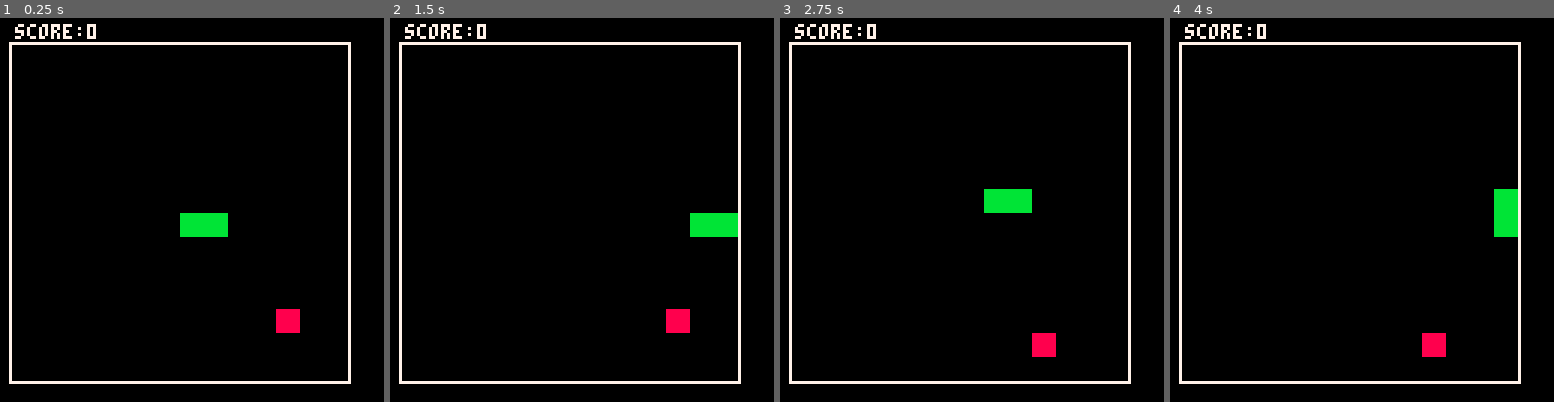
Above: before the commit, frames 1-4 (left to right).
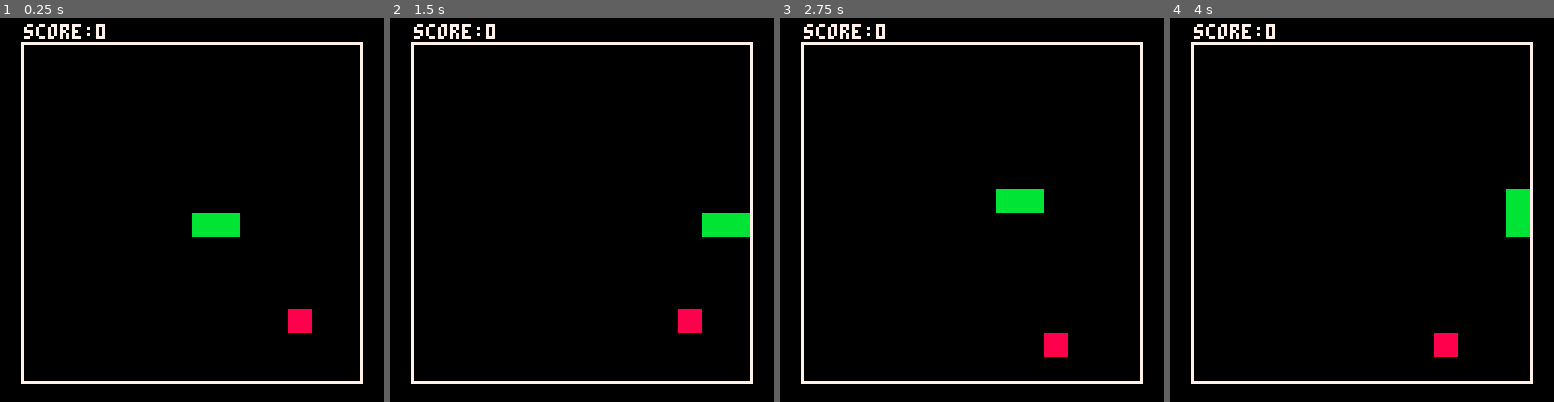
Above: after the commit, the same moments.

Repository: joelnet/pico8-snake
Game: PICO-8 cartridge snake.p8
Two runs of this game, one before a commit and one after it. Both use one fixed random seed, a clock stepped at 60 frames per second and the inputs below.
Inputs:
- Up to frame 1 (0.25 s): no input
- Up to frame 2 (1.5 s): tap X (X key) at 0.33, 1.07 s
- Up to frame 3 (2.75 s): hold Right 1.6-2.1 s; tap X (X key) at 1.85 s; hold Up 2.15-2.42 s; hold Right from 2.47 s (still down)
- Up to frame 4 (4 s): tap X (X key) at 2.97 s; release Right at 3.03 s; hold Left 3.08-3.58 s; hold Down 3.63-3.97 s

The runs differ from the first frame. In frame 1, 4.2% of the frame differs, in the area x 2-95%, y 1-96%; in frame 2, 4.1%; in frame 3, 4.2%; in frame 4, 4.5%.

Commit message:
minimum viable product

Diff:
--- a/snake.p8
+++ b/snake.p8
@@ -15,7 +15,7 @@
 local move_delay = 15  -- adjust this to control snake speed
 local sound_initialized = false
 local grid_size = 14    -- 14x14 grid to fit on screen
-local border_left = 4   -- border starts at x=4
+local border_left = 8   -- centered horizontally (8px on each side)
 local border_top = 9    -- border starts at y=9 (1px gap after score)
 
 function init_food_sound()
@@ -89,7 +89,7 @@
     cls()
 
     -- draw score above play field in top-left corner
-    print("score:"..score,5,2,7)
+    print("score:"..score,border_left,2,7)
 
     -- draw border around play field
     -- 113x113 pixels to fully enclose the 14x14 grid
@@ -189,7 +189,7 @@
         -- play food sound
         sfx(1)
         -- increase score
-        score += 1
+        score += 10
         -- place new food
         place_new_food()
     else
Not shown, added: PICO-8.lnk
Not shown, added: README.md
Not shown, added: docs/snake.html
Not shown, added: docs/snake.js
